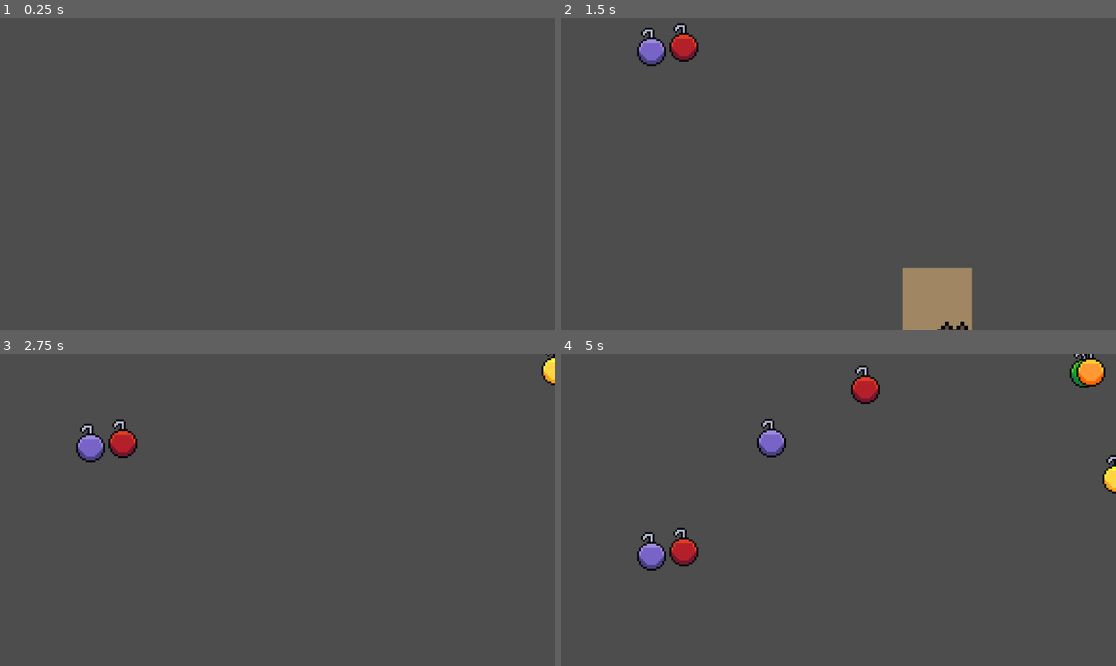
Above: before the commit, frames 1-4 (two rows, left to right).
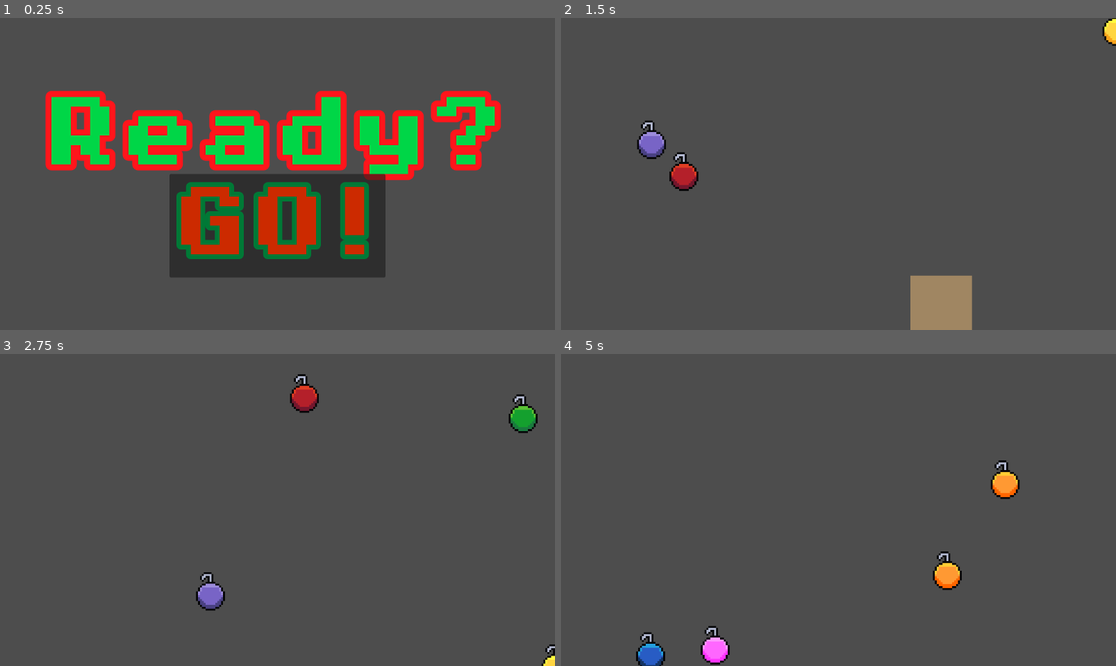
Above: after the commit, the same moments.

Repository: TwiceOnce8905/Catch-the-Ornaments
Game: Godot game, scene res://scenes/maingame.tscn
Same seed, same stepped clock (60 frames per second), same inputs: the game is played once before the commit and once after it.
Inputs (mouse positions are in pixels of both pictures, inside the frame that each line leads up to):
- Up to frame 1 (0.25 s): no input
- Up to frame 2 (1.5 s): click (838, 227) at 0.5 s, where only the run after the commit has a clickable "GO!"; tap Enter (ui_accept) at 1.25 s; hold Right (right) from 1.28 s (still down); tap Space (space) at 1.35 s
- Up to frame 3 (2.75 s): keep holding Right (right); tap Enter (ui_accept) at 1.52, 2.27 s; tap Space (space) at 2.1 s
- Up to frame 4 (5 s): release Right (right) at 2.78 s; hold Left (left) 2.78-3.53 s; tap Space (space) at 2.85, 3.6, 4.35 s; hold Right (right) from 3.53 s (still down); tap Enter (ui_accept) at 3.77, 4.52 s

The runs differ from the first frame. In frame 1, 27% of the frame differs, in the area x 8-91%, y 23-84%; in frame 2, 2.6%; in frame 3, 2.5%; in frame 4, 4.2%.

Commit message:
Score, Timer, Start Screen
Implemented the score and timer system, start screen also implemented, end screen yet to be prototyped.

Diff:
--- a/project.godot
+++ b/project.godot
@@ -14,6 +14,10 @@
 run/main_scene="uid://dnxxerdgvfalu"
 config/features=PackedStringArray("4.5", "Forward Plus")
 config/icon="res://icon.svg"
+
+[autoload]
+
+Global="*res://scirpts/globalvars.gd"
 
 [display]
 
--- a/scenes/cat.tscn
+++ b/scenes/cat.tscn
@@ -1,7 +1,8 @@
-[gd_scene load_steps=18 format=3 uid="uid://bxfon8htgq3nt"]
+[gd_scene load_steps=27 format=3 uid="uid://bxfon8htgq3nt"]
 
 [ext_resource type="Texture2D" uid="uid://6ltoyijms0xc" path="res://Godot assests/sprites/greywbarfixed.png" id="1_myi5k"]
 [ext_resource type="Script" uid="uid://jrockb4o6v0v" path="res://scirpts/cat.gd" id="1_se5fe"]
+[ext_resource type="Texture2D" uid="uid://dugkmo35d1hmj" path="res://Godot assests/sprites/greywbarfixed2.png" id="3_t8pth"]
 
 [sub_resource type="AtlasTexture" id="AtlasTexture_se5fe"]
 atlas = ExtResource("1_myi5k")
@@ -18,6 +19,38 @@
 [sub_resource type="AtlasTexture" id="AtlasTexture_cxap7"]
 atlas = ExtResource("1_myi5k")
 region = Rect2(96, 33, 32, 32)
+
+[sub_resource type="AtlasTexture" id="AtlasTexture_l5p5i"]
+atlas = ExtResource("3_t8pth")
+region = Rect2(224, 2657, 32, 32)
+
+[sub_resource type="AtlasTexture" id="AtlasTexture_t0nfq"]
+atlas = ExtResource("3_t8pth")
+region = Rect2(192, 2657, 32, 32)
+
+[sub_resource type="AtlasTexture" id="AtlasTexture_ltttp"]
+atlas = ExtResource("3_t8pth")
+region = Rect2(160, 2657, 32, 32)
+
+[sub_resource type="AtlasTexture" id="AtlasTexture_8jovi"]
+atlas = ExtResource("3_t8pth")
+region = Rect2(128, 2657, 32, 32)
+
+[sub_resource type="AtlasTexture" id="AtlasTexture_1551j"]
+atlas = ExtResource("3_t8pth")
+region = Rect2(96, 2657, 32, 32)
+
+[sub_resource type="AtlasTexture" id="AtlasTexture_ox7vo"]
+atlas = ExtResource("3_t8pth")
+region = Rect2(64, 2657, 32, 32)
+
+[sub_resource type="AtlasTexture" id="AtlasTexture_e3hvw"]
+atlas = ExtResource("3_t8pth")
+region = Rect2(32, 2657, 32, 32)
+
+[sub_resource type="AtlasTexture" id="AtlasTexture_t4omw"]
+atlas = ExtResource("3_t8pth")
+region = Rect2(0, 2657, 32, 32)
 
 [sub_resource type="AtlasTexture" id="AtlasTexture_tol8a"]
 atlas = ExtResource("1_myi5k")
@@ -72,6 +105,35 @@
 }, {
 "frames": [{
 "duration": 1.0,
+"texture": SubResource("AtlasTexture_l5p5i")
+}, {
+"duration": 1.0,
+"texture": SubResource("AtlasTexture_t0nfq")
+}, {
+"duration": 1.0,
+"texture": SubResource("AtlasTexture_ltttp")
+}, {
+"duration": 1.0,
+"texture": SubResource("AtlasTexture_8jovi")
+}, {
+"duration": 1.0,
+"texture": SubResource("AtlasTexture_1551j")
+}, {
+"duration": 1.0,
+"texture": SubResource("AtlasTexture_ox7vo")
+}, {
+"duration": 1.0,
+"texture": SubResource("AtlasTexture_e3hvw")
+}, {
+"duration": 2.0,
+"texture": SubResource("AtlasTexture_t4omw")
+}],
+"loop": true,
+"name": &"jump",
+"speed": 10.0
+}, {
+"frames": [{
+"duration": 1.0,
 "texture": SubResource("AtlasTexture_tol8a")
 }, {
 "duration": 1.0,
@@ -104,7 +166,7 @@
 size = Vector2(144, 93)
 
 [sub_resource type="RectangleShape2D" id="RectangleShape2D_se5fe"]
-size = Vector2(157, 215)
+size = Vector2(149.5, 216.5)
 
 [node name="cat" type="CharacterBody2D"]
 z_index = 1
@@ -116,7 +178,7 @@
 sprite_frames = SubResource("SpriteFrames_l5p5i")
 animation = &"idle"
 autoplay = "idle"
-frame_progress = 0.22920083
+frame_progress = 0.99451745
 
 [node name="CollisionShape2D" type="CollisionShape2D" parent="."]
 position = Vector2(8, -54.5)
@@ -127,5 +189,5 @@
 collision_mask = 4
 
 [node name="CollisionShape2D" type="CollisionShape2D" parent="Area2D"]
-position = Vector2(8.5, -115.5)
+position = Vector2(6.75, -126.75)
 shape = SubResource("RectangleShape2D_se5fe")
--- /dev/null
+++ b/scenes/global.tscn
@@ -0,0 +1,6 @@
+[gd_scene load_steps=2 format=3 uid="uid://7wajira67ja6"]
+
+[ext_resource type="Script" uid="uid://be2brb3e6bei6" path="res://scirpts/globalvars.gd" id="1_4pk28"]
+
+[node name="global" type="Node2D"]
+script = ExtResource("1_4pk28")
--- a/scenes/maingame.tscn
+++ b/scenes/maingame.tscn
@@ -1,7 +1,10 @@
-[gd_scene load_steps=7 format=3 uid="uid://dnxxerdgvfalu"]
+[gd_scene load_steps=10 format=3 uid="uid://dnxxerdgvfalu"]
 
 [ext_resource type="PackedScene" uid="uid://bxfon8htgq3nt" path="res://scenes/cat.tscn" id="1_i8va4"]
 [ext_resource type="Script" uid="uid://vlvgc4v4jeb1" path="res://scirpts/spawner.gd" id="1_jxvlb"]
+[ext_resource type="Script" uid="uid://cauw37gp4x5g3" path="res://scirpts/timeandscore.gd" id="3_nx2sv"]
+[ext_resource type="FontFile" uid="uid://b5566bcqt5awo" path="res://Godot assests/fonts/PixelOperator8-Bold.ttf" id="4_nx2sv"]
+[ext_resource type="Script" uid="uid://bxp8tklktwix7" path="res://scirpts/start.gd" id="5_hiawh"]
 
 [sub_resource type="WorldBoundaryShape2D" id="WorldBoundaryShape2D_7h15q"]
 
@@ -13,22 +16,24 @@
 
 [node name="maingame" type="Node2D"]
 
-[node name="floor" type="StaticBody2D" parent="."]
+[node name="walls" type="Node" parent="."]
 
-[node name="floorcoll" type="CollisionShape2D" parent="floor"]
+[node name="floor" type="StaticBody2D" parent="walls"]
+
+[node name="floorcoll" type="CollisionShape2D" parent="walls/floor"]
 position = Vector2(2, 554)
 shape = SubResource("WorldBoundaryShape2D_7h15q")
 
-[node name="wallr" type="StaticBody2D" parent="."]
+[node name="wallr" type="StaticBody2D" parent="walls"]
 
-[node name="wallrcoll" type="CollisionShape2D" parent="wallr"]
+[node name="wallrcoll" type="CollisionShape2D" parent="walls/wallr"]
 position = Vector2(965, 100)
 rotation = -1.5707964
 shape = SubResource("WorldBoundaryShape2D_2sw64")
 
-[node name="walll" type="StaticBody2D" parent="."]
+[node name="walll" type="StaticBody2D" parent="walls"]
 
-[node name="walllcoll" type="CollisionShape2D" parent="walll"]
+[node name="walllcoll" type="CollisionShape2D" parent="walls/walll"]
 position = Vector2(-944, 111)
 rotation = 1.5707964
 shape = SubResource("WorldBoundaryShape2D_ymkym")
@@ -37,7 +42,7 @@
 script = ExtResource("1_jxvlb")
 
 [node name="Timer" type="Timer" parent="spawner"]
-wait_time = 0.5
+wait_time = 0.25
 autostart = true
 
 [node name="cat" parent="." instance=ExtResource("1_i8va4")]
@@ -53,5 +58,77 @@
 position = Vector2(194, 589)
 shape = SubResource("WorldBoundaryShape2D_jxvlb")
 
+[node name="timeandscore" type="Node" parent="."]
+script = ExtResource("3_nx2sv")
+
+[node name="Timer" type="Timer" parent="timeandscore"]
+wait_time = 12.0
+one_shot = true
+
+[node name="Label" type="Label" parent="timeandscore/Timer"]
+offset_left = -966.0
+offset_top = -542.0
+offset_right = -147.0
+offset_bottom = -403.0
+theme_override_colors/font_color = Color(0.75468147, 0, 0.16176972, 1)
+theme_override_colors/font_outline_color = Color(3.6098064e-07, 0.45660985, 0.2132118, 1)
+theme_override_constants/outline_size = 40
+theme_override_fonts/font = ExtResource("4_nx2sv")
+theme_override_font_sizes/font_size = 112
+text = "⏱️:"
+autowrap_mode = 2
+
+[node name="Label" type="Label" parent="timeandscore"]
+offset_left = 5.0
+offset_top = -531.0
+offset_right = 1033.0
+offset_bottom = -439.0
+theme_override_colors/font_color = Color(0, 0.5366371, 0.18669936, 1)
+theme_override_colors/font_outline_color = Color(0.6336448, 0, 0.13778758, 1)
+theme_override_constants/outline_size = 40
+theme_override_fonts/font = ExtResource("4_nx2sv")
+theme_override_font_sizes/font_size = 80
+text = "Points:"
+autowrap_mode = 2
+
+[node name="start" type="Node" parent="."]
+script = ExtResource("5_hiawh")
+
+[node name="Label" type="Label" parent="start"]
+z_index = 2
+offset_left = -489.0
+offset_top = -160.0
+offset_right = 489.0
+theme_override_colors/font_color = Color(8.230359e-06, 0.8379183, 0.2789771, 1)
+theme_override_colors/font_outline_color = Color(0.9999998, 0.08437645, 0.107100375, 1)
+theme_override_constants/outline_size = 50
+theme_override_fonts/font = ExtResource("4_nx2sv")
+theme_override_font_sizes/font_size = 160
+text = "Ready?"
+autowrap_mode = 2
+
+[node name="Button" type="Button" parent="start/Label"]
+layout_mode = 1
+anchors_preset = -1
+anchor_left = 0.5
+anchor_top = 1.672
+anchor_right = 0.5
+anchor_bottom = 1.672
+offset_left = -224.0
+offset_top = -107.52002
+offset_right = 224.0
+offset_bottom = 107.47998
+theme_override_colors/font_color = Color(0.7997384, 0.16414052, 0, 1)
+theme_override_colors/font_pressed_color = Color(0.96750623, 0.90189254, 0, 1)
+theme_override_colors/font_hover_color = Color(0.6692026, 0.00357804, 0.9686751, 1)
+theme_override_colors/font_outline_color = Color(1.1070073e-06, 0.47516948, 0.2110736, 1)
+theme_override_constants/outline_size = 40
+theme_override_fonts/font = ExtResource("4_nx2sv")
+theme_override_font_sizes/font_size = 160
+text = "GO!"
+
 [connection signal="timeout" from="spawner/Timer" to="spawner" method="_on_timer_timeout"]
 [connection signal="area_entered" from="Area2D" to="spawner" method="_on_area_2d_area_entered"]
+[connection signal="timeout" from="timeandscore/Timer" to="timeandscore" method="_on_timer_timeout"]
+[connection signal="timeout" from="timeandscore/Timer" to="timeandscore/Timer" method="_on_timeout"]
+[connection signal="pressed" from="start/Label/Button" to="start" method="_on_button_pressed"]
--- a/scirpts/blueorn.gd
+++ b/scirpts/blueorn.gd
@@ -1,14 +1,16 @@
 extends Node2D
 
 # falling speed, I mean it's literally in the name so
-var fall_speed := 100
+var fall_speed := 500
 
 func _ready():
 	connect("area_entered", Callable(self, "_on_area_entered"))
 
 func _on_area_entered(area):
-	print("player touch (cause you been so out of touch touch touch touch touch) ornament")
+	Global.score += 1
 	queue_free()
 
 func _physics_process(delta):
+	if not Global.started:
+		return
 	position.y += fall_speed * delta
--- a/scirpts/cat.gd
+++ b/scirpts/cat.gd
@@ -7,7 +7,8 @@
 @onready var catani = $catani
 
 func _physics_process(delta):
-	# Add the gravity.
+	if not Global.started:
+		return
 	if not is_on_floor():
 		velocity += get_gravity() * delta
 
@@ -22,6 +23,8 @@
 			catani.play("idle")
 		else:
 			catani.play("walking")
+	else:
+		catani.play("jump")
 
 	if direction > 0:
 		catani.flip_h = false
--- /dev/null
+++ b/scirpts/globalvars.gd
@@ -0,0 +1,8 @@
+extends Node2D
+
+var score = 0
+
+var started: bool = false
+
+func start_game():
+	started = true
--- a/scirpts/greenorn.gd
+++ b/scirpts/greenorn.gd
@@ -1,14 +1,16 @@
 extends Node2D
 
 # falling speed, I mean it's literally in the name so
-var fall_speed := 100
+var fall_speed := 500
 
 func _ready():
 	connect("area_entered", Callable(self, "_on_area_entered"))
 
 func _on_area_entered(area):
-	print("player touch (cause you been so out of touch touch touch touch touch) ornament")
+	Global.score += 1
 	queue_free()
 
 func _physics_process(delta):
+	if not Global.started:
+		return
 	position.y += fall_speed * delta
--- a/scirpts/orangeorn.gd
+++ b/scirpts/orangeorn.gd
@@ -1,14 +1,16 @@
 extends Node2D
 
 # falling speed, I mean it's literally in the name so
-var fall_speed := 100
+var fall_speed := 500
 
 func _ready():
 	connect("area_entered", Callable(self, "_on_area_entered"))
 
 func _on_area_entered(area):
-	print("player touch (cause you been so out of touch touch touch touch touch) ornament")
+	Global.score += 1
 	queue_free()
 
 func _physics_process(delta):
+	if not Global.started:
+		return
 	position.y += fall_speed * delta
--- a/scirpts/pinkorn.gd
+++ b/scirpts/pinkorn.gd
@@ -1,14 +1,16 @@
 extends Node2D
 
 # falling speed, I mean it's literally in the name so
-var fall_speed := 100
+var fall_speed := 500
 
 func _ready():
 	connect("area_entered", Callable(self, "_on_area_entered"))
 
 func _on_area_entered(area):
-	print("player touch (cause you been so out of touch touch touch touch touch) ornament")
+	Global.score += 1
 	queue_free()
 
 func _physics_process(delta):
+	if not Global.started:
+		return
 	position.y += fall_speed * delta
--- a/scirpts/purpleorn.gd
+++ b/scirpts/purpleorn.gd
@@ -1,14 +1,16 @@
 extends Node2D
 
 # falling speed, I mean it's literally in the name so
-var fall_speed := 100
+var fall_speed := 500
 
 func _ready():
 	connect("area_entered", Callable(self, "_on_area_entered"))
 
 func _on_area_entered(area):
-	print("player touch (cause you been so out of touch touch touch touch touch) ornament")
+	Global.score += 1
 	queue_free()
 
 func _physics_process(delta):
+	if not Global.started:
+		return
 	position.y += fall_speed * delta
--- a/scirpts/redorn.gd
+++ b/scirpts/redorn.gd
@@ -1,14 +1,16 @@
 extends Node2D
 
 # falling speed, I mean it's literally in the name so
-var fall_speed := 100
+var fall_speed := 500
 
 func _ready():
 	connect("area_entered", Callable(self, "_on_area_entered"))
 
 func _on_area_entered(area):
-	print("player touch (cause you been so out of touch touch touch touch touch) ornament")
+	Global.score += 1
 	queue_free()
 
 func _physics_process(delta):
+	if not Global.started:
+		return
 	position.y += fall_speed * delta
--- a/scirpts/spawner.gd
+++ b/scirpts/spawner.gd
@@ -20,10 +20,14 @@
 var max_y := -260
 
 func _on_timer_timeout():
+	if not Global.started:
+		return
 	spawn_ornament()
 
 # in the name of the function I don't know why you want to look at this comment anyways hi
 func spawn_ornament():
+	if not Global.started:
+		return
 	var ornament_scene = ornaments.pick_random()
 	var ornament = ornament_scene.instantiate()
 
--- /dev/null
+++ b/scirpts/start.gd
@@ -0,0 +1,9 @@
+extends Node
+
+@onready var label = $Label
+@onready var button = $Label/Button
+
+func _on_button_pressed():
+	Global.start_game()
+	label.visible = false
+	button.visible = false
--- /dev/null
+++ b/scirpts/timeandscore.gd
@@ -0,0 +1,22 @@
+extends Node
+
+@onready var timer = $Timer
+var timer_started := false
+
+func _ready():
+	$Timer/Label.visible = false
+	$Label.visible = false
+
+
+func _process(delta):
+	if Global.started and not timer_started:
+		$Timer/Label.visible = true
+		$Label.visible = true
+		timer.start()
+		timer_started = true
+	$Timer/Label.text = "⏱️: " + str(snapped(timer.time_left, 0))
+	$Label.text = "Ornaments Collected: " + str(Global.score)
+
+func _on_timer_timeout():
+	print(Global.score)
+	get_tree().quit()
--- a/scirpts/yelloworn.gd
+++ b/scirpts/yelloworn.gd
@@ -1,14 +1,16 @@
 extends Node2D
 
 # falling speed, I mean it's literally in the name so
-var fall_speed := 100
+var fall_speed := 500
 
 func _ready():
 	connect("area_entered", Callable(self, "_on_area_entered"))
 
 func _on_area_entered(area):
-	print("player touch (cause you been so out of touch touch touch touch touch) ornament")
+	Global.score += 1
 	queue_free()
 
 func _physics_process(delta):
+	if not Global.started:
+		return
 	position.y += fall_speed * delta
Binary file added: Godot assests/sprites/greywbarfixed2.png
Not shown, added: Godot assests/sprites/greywbarfixed2.png.import
Not shown, added: scirpts/globalvars.gd.uid
Not shown, added: scirpts/start.gd.uid
Not shown, added: scirpts/timeandscore.gd.uid
